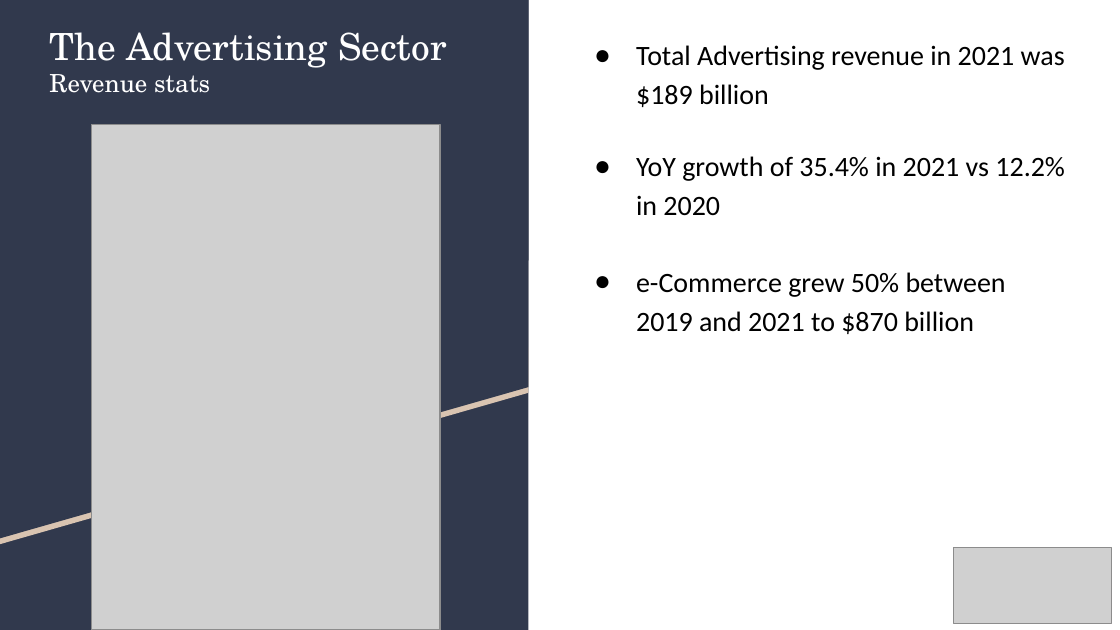
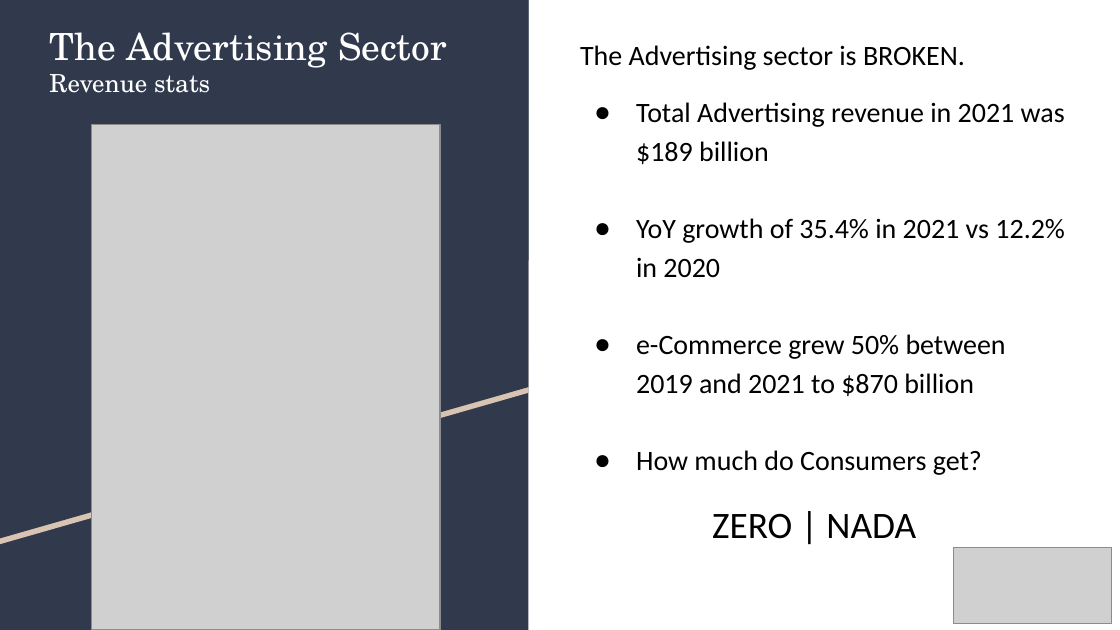
Before and after one commit to sligokid/eth-dublin-hack-thrift-pay, a slide deck: slide 2 of artifacts/ThriftPay-Presentation.pptx. Drawn at 1120x630 pixels with LibreOffice and Linux fonts; fonts in the diff are those of the drawing; grey boxes stand for pictures. Boxes give left, top, right and bottom in pixels: in the first picture for what was removed or moved away, otherwise in the second. Text is boxed around its words. In the diff, an @@ line names an element or a change of style, - is before the commit and + after.

Commit message:
updated the presentation

```diff
--- a/artifacts/ThriftPay-Presentation.pptx
+++ b/artifacts/ThriftPay-Presentation.pptx
@@ text at [580, 45, 965, 70]: paragraph added @@
+The Advertising sector is BROKEN.
@@ text at [636, 102, 1065, 164]: more space between paragraphs @@
@@ text at [636, 450, 982, 539]: paragraphs added @@
+● How much do Consumers get?
+ZERO | NADA
```
